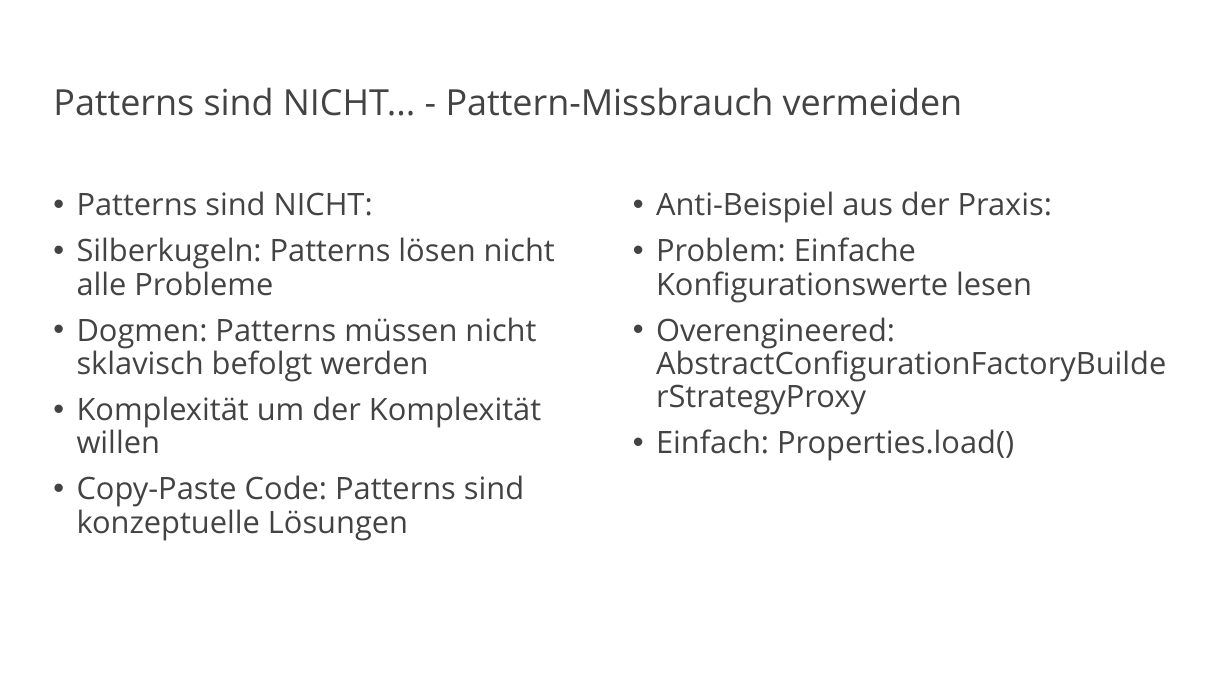
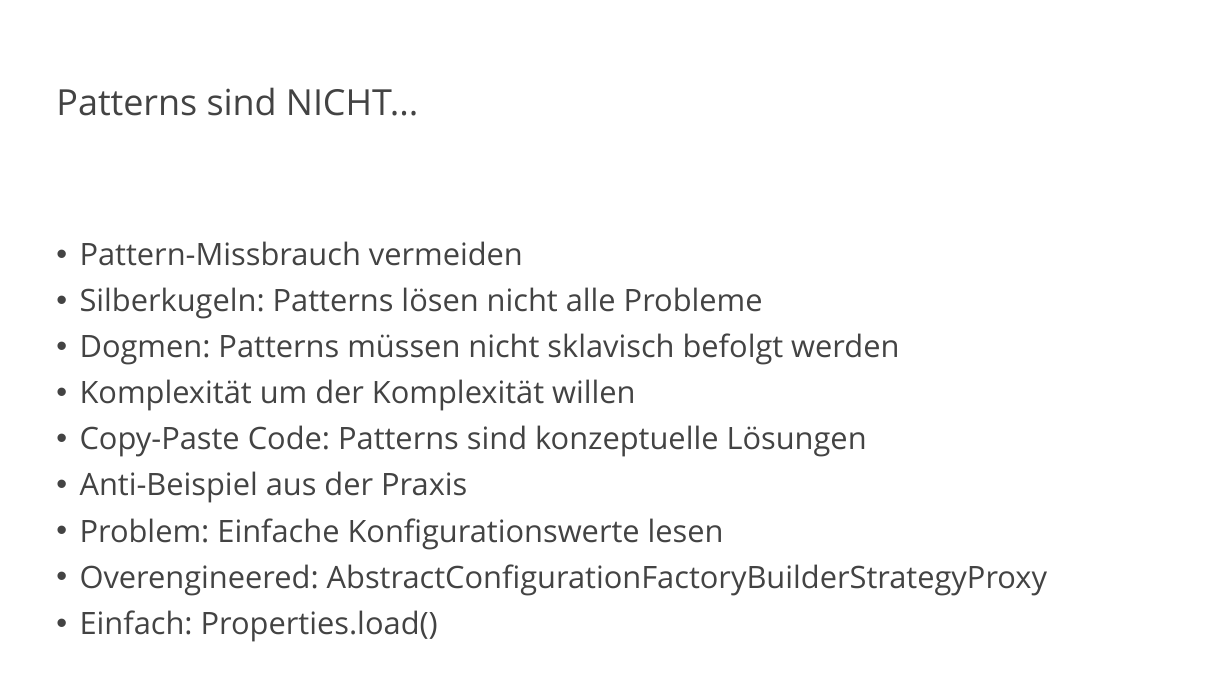
Before and after one commit to vanillacore-net/september-2025-telekom-training, a slide deck: slide 23 of presentations/powerpoint/intro-presentation.pptx (slide 28 before the commit). Drawn at 1232x693 pixels with LibreOffice and Linux fonts; fonts in the diff are those of the drawing; background and template pictures are left out. Boxes give left, top, right and bottom in pixels: in the first picture for what was removed or moved away, otherwise in the second. Text is boxed around its words. In the diff, an @@ line names an element or a change of style, - is before the commit and + after.

Commit message:
URGENT: Fix PowerPoint formatting and remove markdown syntax
- Fixed critical markdown syntax appearing in presentation text
- Applied proper PowerPoint bold formatting instead of markdown markers
- Structured slides correctly with bold section headers and bullet points
- Generated professional presentation with clean formatting
- Processed 29 slides from intro-content-extracted.md
- Created presentations/powerpoint/intro-presentation.pptx (135KB)
- Removed ALL markdown formatting (**, ##, ###) from displayed text

```diff
--- a/presentations/powerpoint/intro-presentation.pptx
+++ b/presentations/powerpoint/intro-presentation.pptx
@@ title at [56,87,419,116]: text changed @@
-Patterns sind NICHT... - Pattern-Missbrauch vermeiden
+Patterns sind NICHT...
@@ text removed at [656,191,1052,461] @@
-• Anti-Beispiel aus der Praxis:
-• Problem: Einfache Konfigurationswerte lesen
-• Overengineered: AbstractConfigurationFactoryBuilderStrategyProxy
-• Einfach: Properties.load()
@@ text at [80,241,523,266]: text changed @@
-• Patterns sind NICHT:
+• Pattern-Missbrauch vermeiden
@@ text at [80,471,1047,642]: paragraphs added @@
+• Anti-Beispiel aus der Praxis
+• Problem: Einfache Konfigurationswerte lesen
+• Overengineered: AbstractConfigurationFactoryBuilderStrategyProxy
+• Einfach: Properties.load()
```
Also in this commit, not shown: 28 other slides changed, 6 slides removed, 1 other file.
